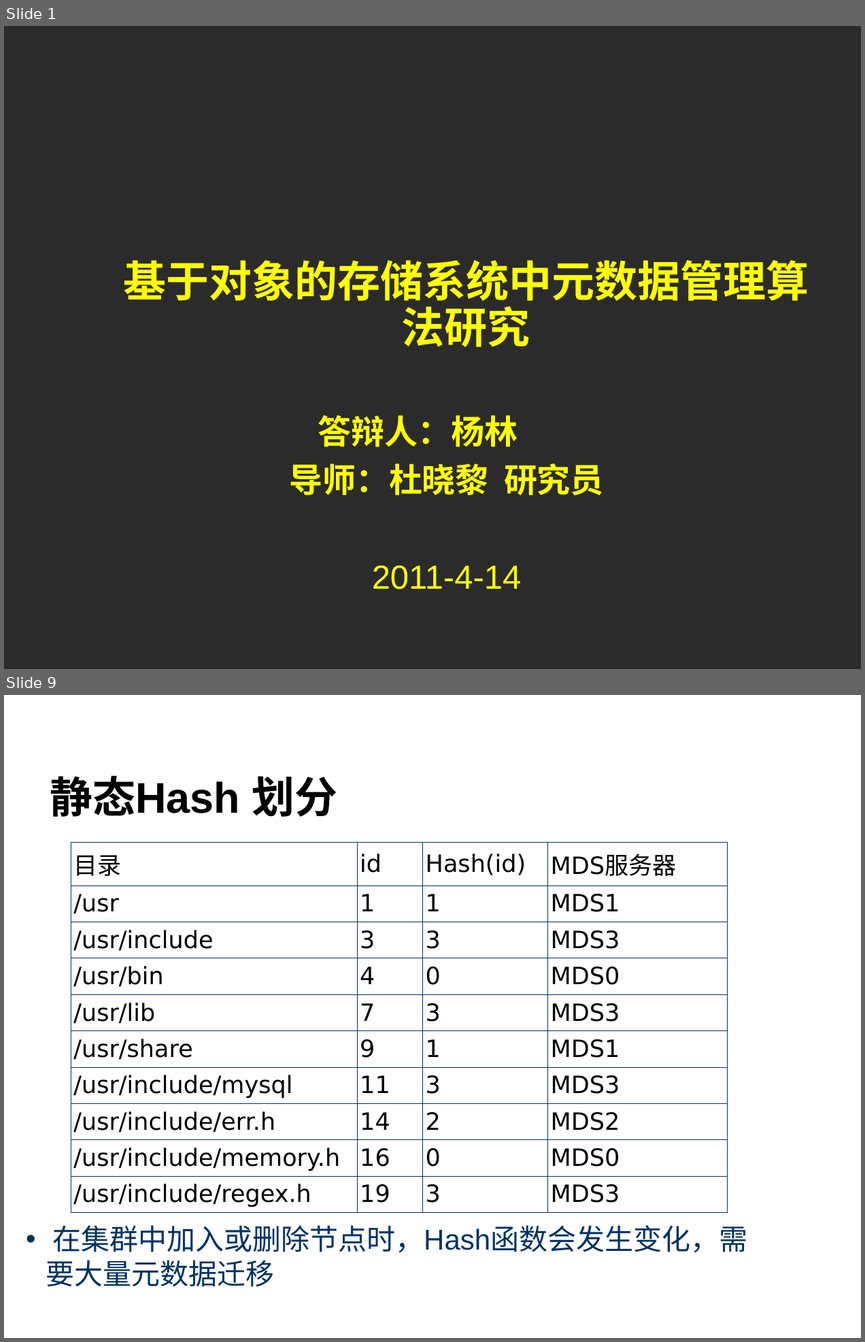
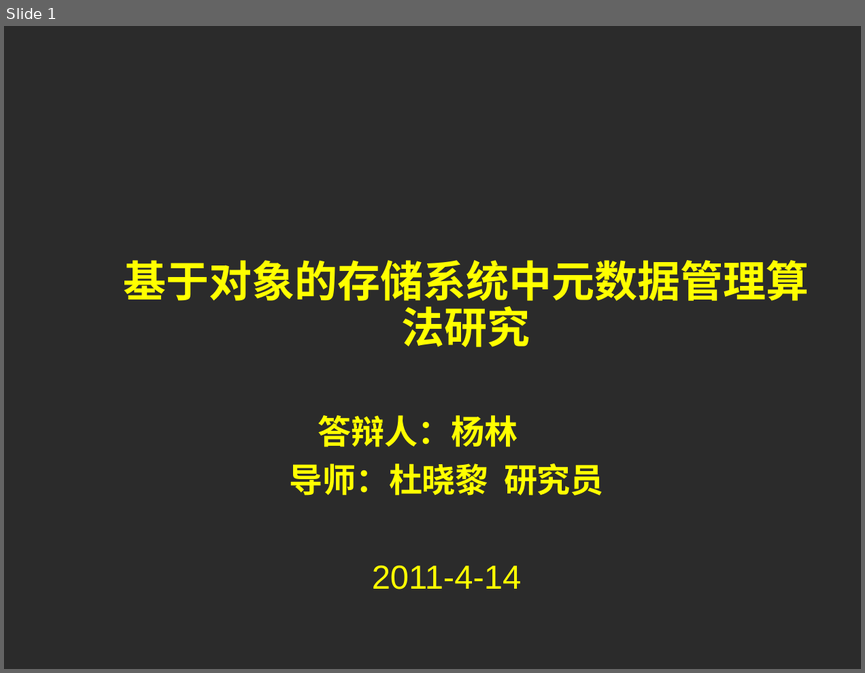
Before and after one commit to cheliequan/idning-paper, a slide deck: draft/答辩.ppt. Shown one above the other, each under a label of ours: slides 1 and 9 before the commit, slide 1 after it; the slides between them are not shown. The pictures are 865x1342 and 865x673 pixels, drawn with LibreOffice and Linux fonts; fonts in the diff are those of the drawing; background and template pictures are left out; a plain dark background stands for a picture behind light text. Boxes give left, top, right and bottom in pixels: in the first picture for what was removed or moved away, otherwise in the second. Text is boxed around its words. In the diff, an @@ line names an element or a change of style, - is before the commit and + after.

```diff
--- a/draft/答辩.ppt
+++ b/draft/答辩.ppt
@@ slide 9 removed at (x1=4, y1=695, x2=861, y2=1338), background picture (left out) @@
@@ title removed at (x1=50, y1=775, x2=338, y2=817) @@
-静态Hash 划分
@@ table removed at (x1=71, y1=843, x2=727, y2=1210), 10 rows, 4 columns @@
-目录 | id | Hash(id) | MDS服务器
-/usr | 1 | 1 | MDS1
-/usr/include | 3 | 3 | MDS3
-/usr/bin | 4 | 0 | MDS0
-/usr/lib | 7 | 3 | MDS3
-/usr/share | 9 | 1 | MDS1
-/usr/include/mysql | 11 | 3 | MDS3
-/usr/include/err.h | 14 | 2 | MDS2
-/usr/include/memory.h | 16 | 0 | MDS0
-/usr/include/regex.h | 19 | 3 | MDS3
@@ text removed at (x1=46, y1=1225, x2=747, y2=1287) @@
-• 在集群中加入或删除节点时，Hash函数会发生变化，需要大量元数据迁移
@@ page number removed at (x1=11, y1=1289, x2=67, y2=1336) @@
-9
```
Also in this commit, not shown: 8 slides changed, 8 slides added, 8 other slides removed, 1 other file.
